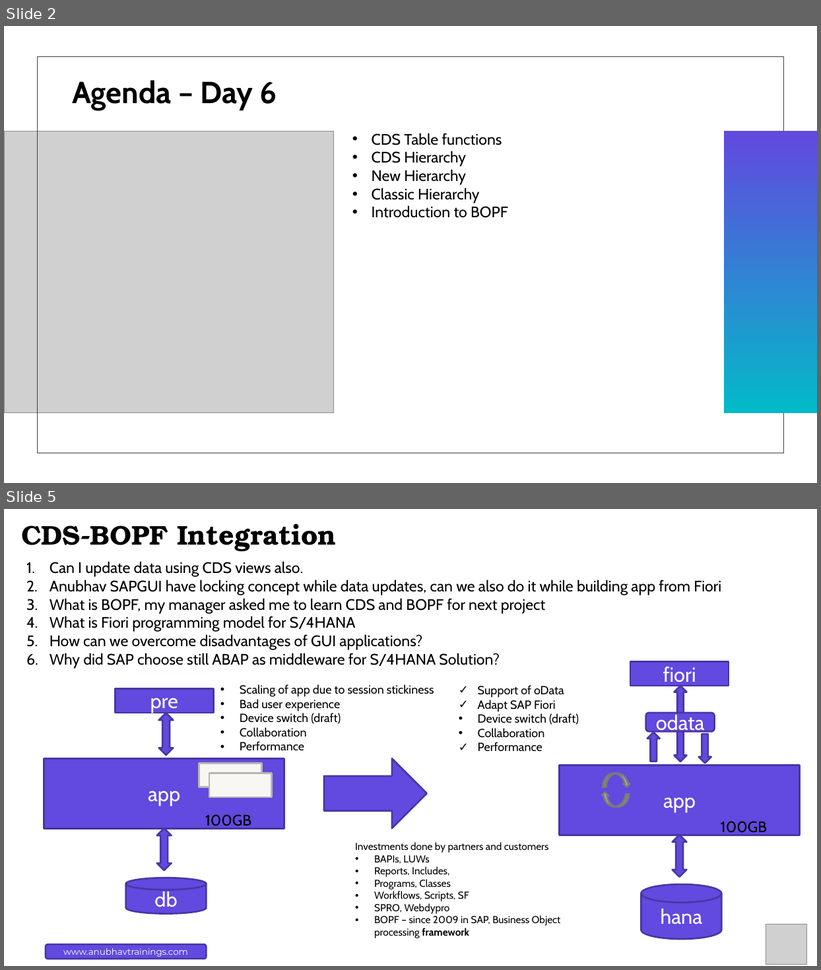
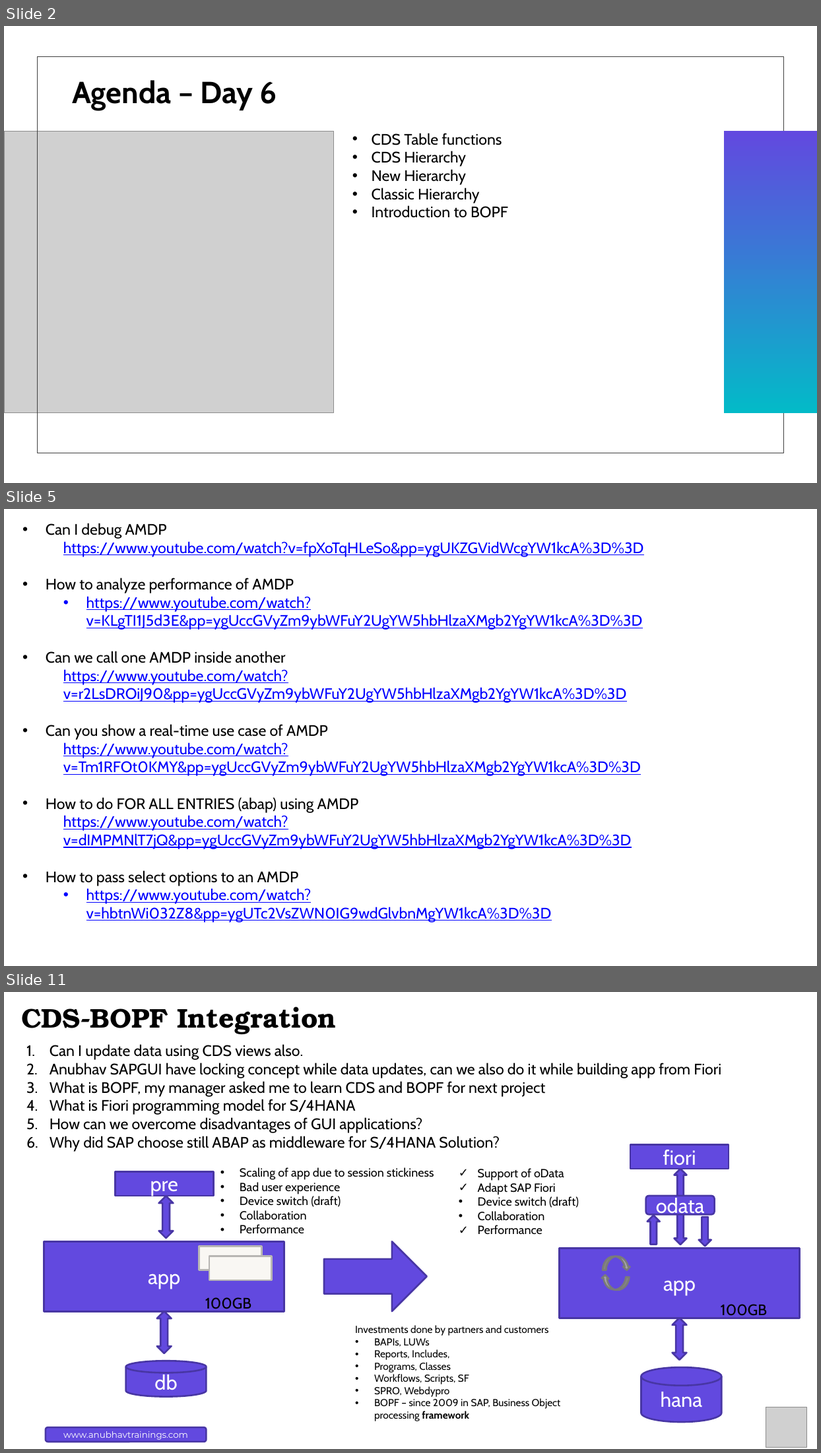
Before and after one commit to soyuztechnologies/HPC_AOH_SAC, a slide deck: Day 6/Day 6.pptx. Shown one above the other, each under a label of ours: slides 2 and 5 before the commit, slides 2, 5 and 11 after it; the slides between them are not shown. The pictures are 821x970 and 821x1453 pixels, drawn with LibreOffice and Linux fonts; fonts in the diff are those of the drawing; grey boxes stand for pictures; background and template pictures are left out. Boxes give left, top, right and bottom in pixels: in the first picture for what was removed or moved away, otherwise in the second. Text is boxed around its words. In the diff, an @@ line names an element or a change of style, - is before the commit and + after.

```diff
--- a/Day 6/Day 6.pptx
+++ b/Day 6/Day 6.pptx
@@ slide 5 added at (x1=4, y1=509, x2=817, y2=966), background #FFFFFF @@
@@ text added at (x1=46, y1=523, x2=644, y2=923), 18 pt, text #0000FF, underline @@
+• Can I debug AMDP
+  https://www.youtube.com/watch?v=fpXoTqHLeSo&pp=ygUKZGVidWcgYW1kcA%3D%3D
+• How to analyze performance of AMDP
+  • https://www.youtube.com/watch?v=KLgTI1J5d3E&pp=ygUccGVyZm9ybWFuY2UgYW5hbHlzaXMgb2YgYW1kcA%3D%3D
+• Can we call one AMDP inside another
+  https://www.youtube.com/watch?v=r2LsDROiJ90&pp=ygUccGVyZm9ybWFuY2UgYW5hbHlzaXMgb2YgYW1kcA%3D%3D
+• Can you show a real-time use case of AMDP
+  https://www.youtube.com/watch?v=Tm1RFOt0KMY&pp=ygUccGVyZm9ybWFuY2UgYW5hbHlzaXMgb2YgYW1kcA%3D%3D
+• How to do FOR ALL ENTRIES (abap) using AMDP
+  https://www.youtube.com/watch?v=dIMPMNlT7jQ&pp=ygUccGVyZm9ybWFuY2UgYW5hbHlzaXMgb2YgYW1kcA%3D%3D
+• How to pass select options to an AMDP
+  • https://www.youtube.com/watch?v=hbtnWi032Z8&pp=ygUTc2VsZWN0IG9wdGlvbnMgYW1kcA%3D%3D
@@ what was slide 5 is now slide 11 @@
```
Also in this commit, not shown: 2 slides changed, 5 other slides added, 2 other files.
